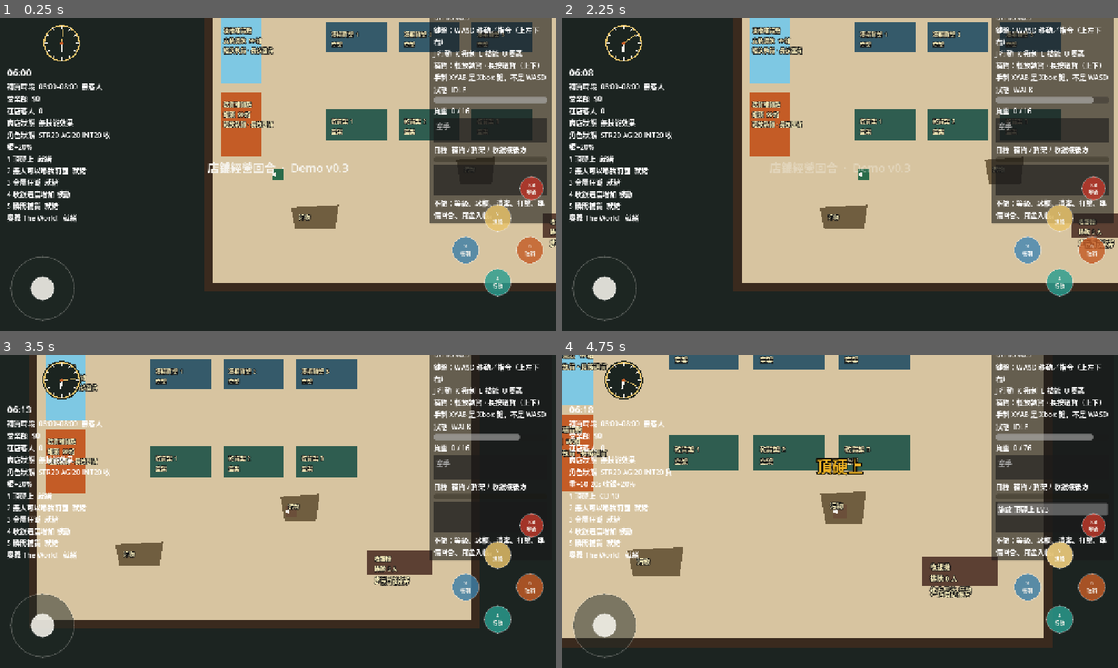
Above: before the commit, frames 1-4 (two rows, left to right).
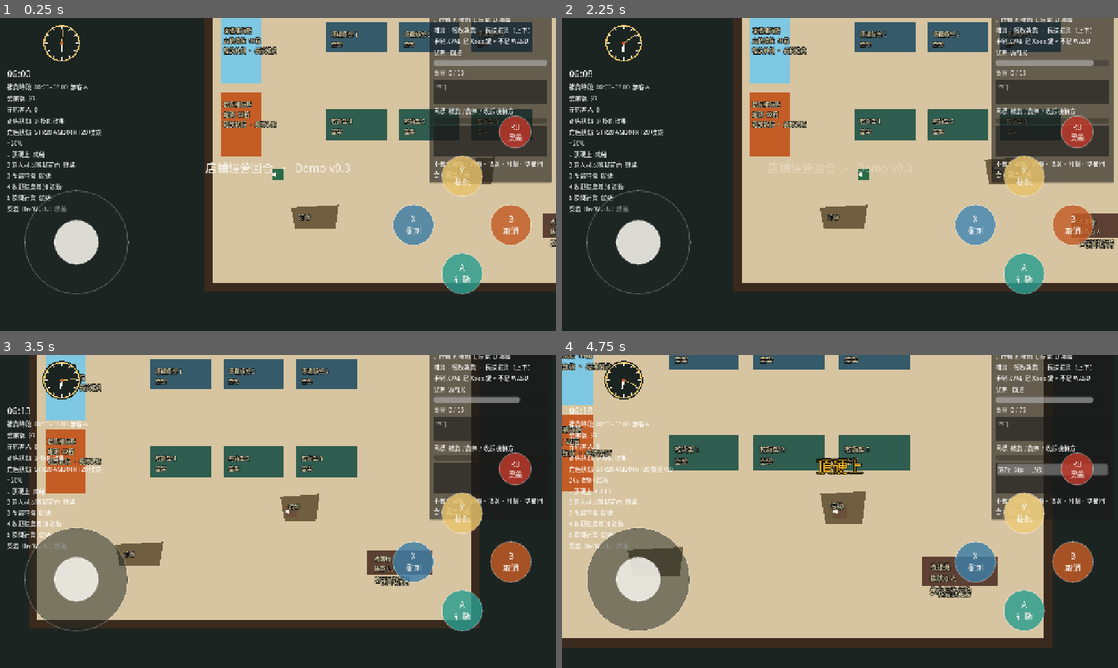
Above: after the commit, the same moments.

Repository: bzkit1983/imdoing
Game: Godot game, scene res://scenes/demo.tscn
Two runs of this game, one before a commit and one after it. Both use one fixed random seed, a clock stepped at 60 frames per second and the inputs below.
Inputs (mouse positions are in pixels of both pictures, inside the frame that each line leads up to):
- Up to frame 1 (0.25 s): no input
- Up to frame 2 (2.25 s): click "A 行動" at 0.5 s; click "B 取消" at 1.25 s; click "X 衝刺" at 2 s
- Up to frame 3 (3.5 s): tap Enter at 2.75 s; move the mouse to (400, 495) at 2.77 s; hold D from 2.78 s (still down); tap K at 2.85 s; click (400, 495) at 2.92 s
- Up to frame 4 (4.75 s): release D at 3.5 s; drag from (728, 527) to (862, 508) at 3.52 s; click "Y 技能" at 4.25 s

The runs differ from the first frame. In frame 1, 17% of the frame differs, in the area x 1-100%, y 0-97%; in frame 2, 17%; in frame 3, 16%; in frame 4, 19%, in the area x 0-99%, y 0-97%.

Commit message:
Fix iPhone touch layout and embed Noto Sans TC for Safari CJK text.

Diff:
--- a/godot/demo_v0_3/project.godot
+++ b/godot/demo_v0_3/project.godot
@@ -24,6 +24,16 @@
 window/stretch/aspect="expand"
 window/handheld/orientation=4
 
+[gui]
+
+theme/custom="res://themes/default.tres"
+theme/custom_font="res://fonts/NotoSansTC-Regular.otf"
+
+[internationalization]
+
+locale/fallback="zh_TW"
+locale/include_text_server_data=true
+
 [input_devices]
 
 pointing/emulate_touch_from_mouse=true
--- a/godot/demo_v0_3/scenes/hud.tscn
+++ b/godot/demo_v0_3/scenes/hud.tscn
@@ -104,7 +104,7 @@
 offset_left = -292.0
 offset_top = 10.0
 offset_right = -10.0
-offset_bottom = -278.0
+offset_bottom = -420.0
 
 [node name="Margin" type="MarginContainer" parent="Root/Right"]
 layout_mode = 2
--- a/godot/demo_v0_3/scripts/customer.gd
+++ b/godot/demo_v0_3/scripts/customer.gd
@@ -1,6 +1,7 @@
 extends CharacterBody2D
 
 const Tuning = preload("res://scripts/tuning.gd")
+const UiFont = preload("res://scripts/ui_font.gd")
 
 enum State { ENTER, SEEK, LINGER, THINK, TO_CASHIER, QUEUE, PAYING, LEAVE }
 
@@ -282,14 +283,14 @@
 	add_child(_body)
 	_mood_label = Label.new()
 	_mood_label.position = Vector2(-40, -52)
-	_mood_label.add_theme_font_size_override("font_size", 12)
+	UiFont.apply_label(_mood_label, 12)
 	_mood_label.add_theme_color_override("font_color", Color("7ecbff"))
 	_mood_label.add_theme_color_override("font_outline_color", Color("121212"))
 	_mood_label.add_theme_constant_override("outline_size", 6)
 	add_child(_mood_label)
 	_list_label = Label.new()
 	_list_label.position = Vector2(-48, -38)
-	_list_label.add_theme_font_size_override("font_size", 12)
+	UiFont.apply_label(_list_label, 12)
 	_list_label.add_theme_color_override("font_color", Color("ffe566"))
 	_list_label.add_theme_color_override("font_outline_color", Color("121212"))
 	_list_label.add_theme_constant_override("outline_size", 6)
--- a/godot/demo_v0_3/scripts/demo.gd
+++ b/godot/demo_v0_3/scripts/demo.gd
@@ -9,6 +9,7 @@
 const CashierScript = preload("res://scripts/cashier.gd")
 const CustomerScript = preload("res://scripts/customer.gd")
 const PathfinderScript = preload("res://scripts/pathfinder.gd")
+const UiFont = preload("res://scripts/ui_font.gd")
 
 const FLOOR_SIZE := Vector2(1000, 680)
 const FLOOR_ORIGIN := Vector2(16, 48)
@@ -240,7 +241,7 @@
 		node.body = node.get_node("Body")
 		var lab := Label.new()
 		lab.position = Vector2(-58, -18)
-		lab.add_theme_font_size_override("font_size", 13)
+		UiFont.apply_label(lab, 13)
 		lab.add_theme_color_override("font_color", Color("fff4c2"))
 		lab.add_theme_color_override("font_outline_color", Color("121212"))
 		lab.add_theme_constant_override("outline_size", 5)
@@ -342,7 +343,7 @@
 	l.text = text
 	l.position = pos
 	l.z_index = 3
-	l.add_theme_font_size_override("font_size", 13)
+	UiFont.apply_label(l, 13)
 	l.add_theme_color_override("font_color", Color("fff4c2"))
 	l.add_theme_color_override("font_outline_color", Color("121212"))
 	l.add_theme_constant_override("outline_size", 5)
--- a/godot/demo_v0_3/scripts/hud.gd
+++ b/godot/demo_v0_3/scripts/hud.gd
@@ -2,6 +2,7 @@
 
 const Tuning = preload("res://scripts/tuning.gd")
 const Skills = preload("res://scripts/skills.gd")
+const UiFont = preload("res://scripts/ui_font.gd")
 
 var game: Node
 var player: CharacterBody2D
@@ -34,6 +35,7 @@
 	_log.focus_mode = Control.FOCUS_NONE
 	_hud_list.mouse_filter = Control.MOUSE_FILTER_IGNORE
 	_log.mouse_filter = Control.MOUSE_FILTER_IGNORE
+	_apply_cjk_fonts($Root)
 	player.connect("stats_changed", _refresh)
 	player.connect("log_line", _on_log)
 	player.connect("skill_cast", _on_skill_cast)
@@ -44,6 +46,19 @@
 	tw.tween_interval(1.8)
 	tw.tween_property(_banner, "modulate:a", 0.0, 0.7)
 	_refresh()
+
+
+func _apply_cjk_fonts(node: Node) -> void:
+	if node is Label:
+		var lab := node as Label
+		var size := lab.get_theme_font_size("font_size")
+		if size <= 0:
+			size = 14
+		UiFont.apply_label(lab, size)
+	if node is ItemList:
+		(node as ItemList).add_theme_font_override("font", UiFont.font())
+	for child in node.get_children():
+		_apply_cjk_fonts(child)
 
 
 func show_closeout() -> void:
--- a/godot/demo_v0_3/scripts/player.gd
+++ b/godot/demo_v0_3/scripts/player.gd
@@ -7,6 +7,7 @@
 const BoxStackScript = preload("res://scripts/box_stack.gd")
 const PromptScript = preload("res://scripts/command_prompt.gd")
 const MenuScript = preload("res://scripts/skill_menu.gd")
+const UiFont = preload("res://scripts/ui_font.gd")
 
 signal stats_changed
 signal log_line(text: String)
@@ -704,7 +705,7 @@
 	var lab := Label.new()
 	lab.text = "$"
 	lab.position = Vector2(-6, -90)
-	lab.add_theme_font_size_override("font_size", 28)
+	UiFont.apply_label(lab, 28)
 	lab.add_theme_color_override("font_color", Color("e8c36a"))
 	add_child(lab)
 	var tw := create_tween()
--- a/godot/demo_v0_3/scripts/restock_point.gd
+++ b/godot/demo_v0_3/scripts/restock_point.gd
@@ -1,6 +1,7 @@
 extends StaticBody2D
 
 const Tuning = preload("res://scripts/tuning.gd")
+const UiFont = preload("res://scripts/ui_font.gd")
 
 var kind: String = "restock"
 var category: String = Tuning.CAT_DRY
@@ -129,7 +130,7 @@
 	var origin := Vector2(-w * 0.5, -hy - h - 10.0)
 	canvas.draw_rect(Rect2(origin, Vector2(w, h)), Color(0.07, 0.08, 0.07, 0.94))
 	canvas.draw_rect(Rect2(origin, Vector2(w, h)), Color("f4d35e"), false, 2.0)
-	var font := ThemeDB.fallback_font
+	var font := UiFont.font()
 	canvas.draw_string(font, origin + Vector2(8, 16), "選貨  ↑↓", HORIZONTAL_ALIGNMENT_LEFT, w - 16, 12, Color("f4d35e"))
 	for i in list.size():
 		var sku := list[i]
--- a/godot/demo_v0_3/scripts/skill_menu.gd
+++ b/godot/demo_v0_3/scripts/skill_menu.gd
@@ -2,6 +2,7 @@
 ## Radial labels while holding the skill key (up/right/down/left = slots 2–5).
 
 const Skills = preload("res://scripts/skills.gd")
+const UiFont = preload("res://scripts/ui_font.gd")
 
 var open: bool = false
 var dim: Array[bool] = [false, false, false, false]
@@ -33,7 +34,7 @@
 	_draw_slot(Vector2(88, 0), names[1], dim[1], cds[1], "右")
 	_draw_slot(Vector2(0, 70), names[2], dim[2], cds[2], "下")
 	_draw_slot(Vector2(-88, 0), names[3], dim[3], cds[3], "左")
-	var font := ThemeDB.fallback_font
+	var font := UiFont.font()
 	draw_string(font, Vector2(-36, -8), "技能1 輕放", HORIZONTAL_ALIGNMENT_LEFT, -1, 12, Color("f4f1ea"))
 
 
@@ -45,7 +46,7 @@
 	var r := Rect2(p + Vector2(-54, -22), Vector2(108, 40))
 	draw_rect(r, bg)
 	draw_rect(r, col, false, 1.6)
-	var font := ThemeDB.fallback_font
+	var font := UiFont.font()
 	var line := "%s %s" % [dir, title]
 	if cd > 0.05 and not passive:
 		line = "%s %.0f" % [title, cd]
--- a/godot/demo_v0_3/scripts/touch_pad.gd
+++ b/godot/demo_v0_3/scripts/touch_pad.gd
@@ -1,13 +1,19 @@
 extends CanvasLayer
 ## Circular virtual stick (left) + Xbox-style ABXY diamond (right).
+## Sized for thumbs on iPhone, inset from home-indicator / edges.
 
 signal stick_changed(axis: Vector2)
 signal hold_changed(action: String, pressed: bool)
 
-const FACE := 64.0
-const FACE_GAP := 74.0
-const STICK := 148.0
-const KNOB := 56.0
+const UiFont = preload("res://scripts/ui_font.gd")
+
+const FACE := 96.0
+const FACE_GAP := 112.0
+const STICK := 240.0
+const KNOB := 104.0
+const EDGE_X := 56.0
+const EDGE_Y := 84.0
+const ULT := 76.0
 
 var _stick_touch := -1
 var _knob: Panel
@@ -27,10 +33,10 @@
 
 	_base = Control.new()
 	_base.set_anchors_preset(Control.PRESET_BOTTOM_LEFT)
-	_base.offset_left = 24
-	_base.offset_top = -24 - STICK
-	_base.offset_right = 24 + STICK
-	_base.offset_bottom = -24
+	_base.offset_left = EDGE_X
+	_base.offset_top = -EDGE_Y - STICK
+	_base.offset_right = EDGE_X + STICK
+	_base.offset_bottom = -EDGE_Y
 	_base.mouse_filter = Control.MOUSE_FILTER_STOP
 	root.add_child(_base)
 	_base.add_child(_circle_panel(Vector2.ZERO, Vector2(STICK, STICK), Color(0.12, 0.16, 0.14, 0.5), Color(0.96, 0.95, 0.92, 0.28)))
@@ -47,10 +53,10 @@
 	var diamond := Control.new()
 	diamond.set_anchors_preset(Control.PRESET_BOTTOM_RIGHT)
 	var dsize := FACE + FACE_GAP * 2.0
-	diamond.offset_left = -28 - dsize
-	diamond.offset_top = -28 - dsize - 52
-	diamond.offset_right = -28
-	diamond.offset_bottom = -28
+	diamond.offset_left = -EDGE_X - dsize
+	diamond.offset_top = -EDGE_Y - dsize
+	diamond.offset_right = -EDGE_X
+	diamond.offset_bottom = -EDGE_Y
 	diamond.mouse_filter = Control.MOUSE_FILTER_IGNORE
 	root.add_child(diamond)
 
@@ -62,13 +68,13 @@
 
 	var rb := Control.new()
 	rb.set_anchors_preset(Control.PRESET_BOTTOM_RIGHT)
-	rb.offset_left = -28 - 56
-	rb.offset_top = -28 - dsize - 52 - 64
-	rb.offset_right = -28
-	rb.offset_bottom = -28 - dsize - 52 - 8
+	rb.offset_left = -EDGE_X - ULT
+	rb.offset_top = -EDGE_Y - dsize - 16 - ULT
+	rb.offset_right = -EDGE_X
+	rb.offset_bottom = -EDGE_Y - dsize - 16
 	rb.mouse_filter = Control.MOUSE_FILTER_IGNORE
 	root.add_child(rb)
-	_face_btn(rb, Vector2.ZERO, "ult", "RB\n奧義", Color("c0392b"), Vector2(56, 56))
+	_face_btn(rb, Vector2.ZERO, "ult", "RB\n奧義", Color("c0392b"), Vector2(ULT, ULT))
 
 
 func _circle_panel(pos: Vector2, size: Vector2, fill: Color, border: Color) -> Panel:
@@ -95,7 +101,7 @@
 	b.size = size
 	b.text = caption
 	b.focus_mode = Control.FOCUS_NONE
-	b.add_theme_font_size_override("font_size", 12)
+	UiFont.apply_button(b, 16 if size.x < 90.0 else 18)
 	b.add_theme_color_override("font_color", Color("f4f1ea"))
 	b.add_theme_color_override("font_pressed_color", Color("121212"))
 	b.add_theme_color_override("font_hover_color", Color("ffffff"))
@@ -120,7 +126,7 @@
 	s.corner_radius_bottom_right = r
 	s.set_border_width_all(2)
 	s.border_color = Color(1, 1, 1, 0.35)
-	s.set_content_margin_all(4)
+	s.set_content_margin_all(6)
 	return s
 
 
--- /dev/null
+++ b/godot/demo_v0_3/scripts/ui_font.gd
@@ -0,0 +1,18 @@
+extends RefCounted
+## Bundled Traditional Chinese font so Web / iPhone Safari can render 中文.
+
+const FACE := preload("res://fonts/NotoSansTC-Regular.otf")
+
+
+static func font() -> Font:
+	return FACE
+
+
+static func apply_label(lab: Label, size: int = 13) -> void:
+	lab.add_theme_font_override("font", FACE)
+	lab.add_theme_font_size_override("font_size", size)
+
+
+static func apply_button(btn: Button, size: int = 16) -> void:
+	btn.add_theme_font_override("font", FACE)
+	btn.add_theme_font_size_override("font_size", size)
--- /dev/null
+++ b/godot/demo_v0_3/themes/default.tres
@@ -0,0 +1,7 @@
+[gd_resource type="Theme" load_steps=2 format=3 uid="uid://imdoingdemov03theme"]
+
+[ext_resource type="FontFile" path="res://fonts/NotoSansTC-Regular.otf" id="1_font"]
+
+[resource]
+default_font = ExtResource("1_font")
+default_font_size = 14
Binary file added: godot/demo_v0_3/fonts/NotoSansTC-Regular.otf
Not shown, added: godot/demo_v0_3/fonts/NotoSansTC-Regular.otf.import
Not shown, added: godot/demo_v0_3/scripts/ui_font.gd.uid
Not shown, changed: docs/play-v03/index.html
Not shown, changed: docs/play-v03/index.pck
